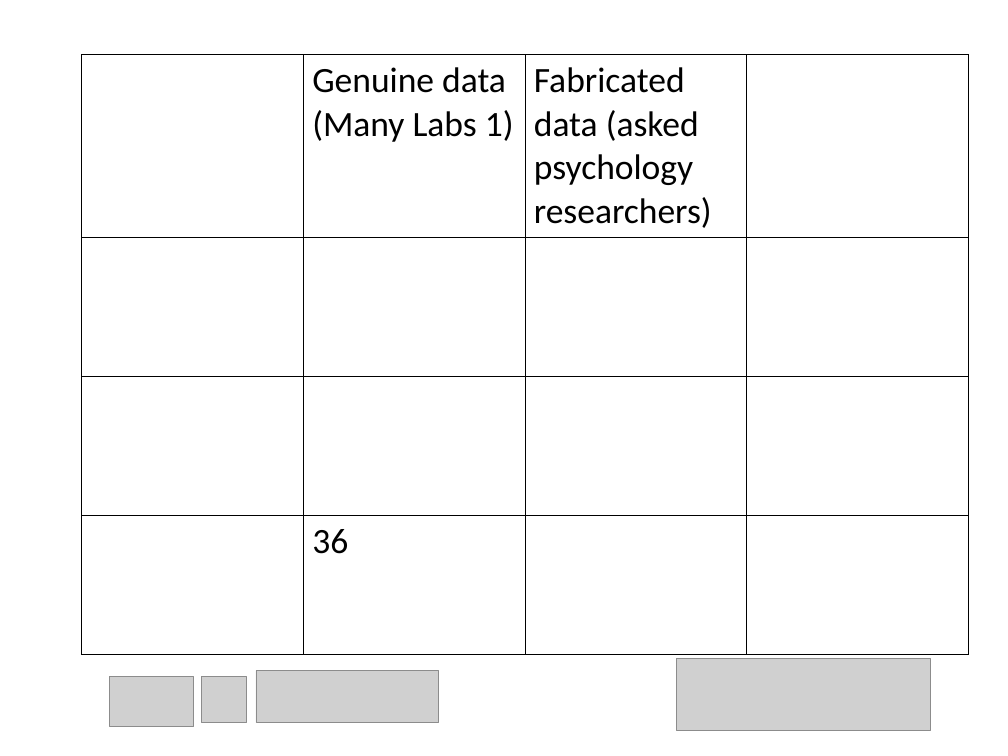
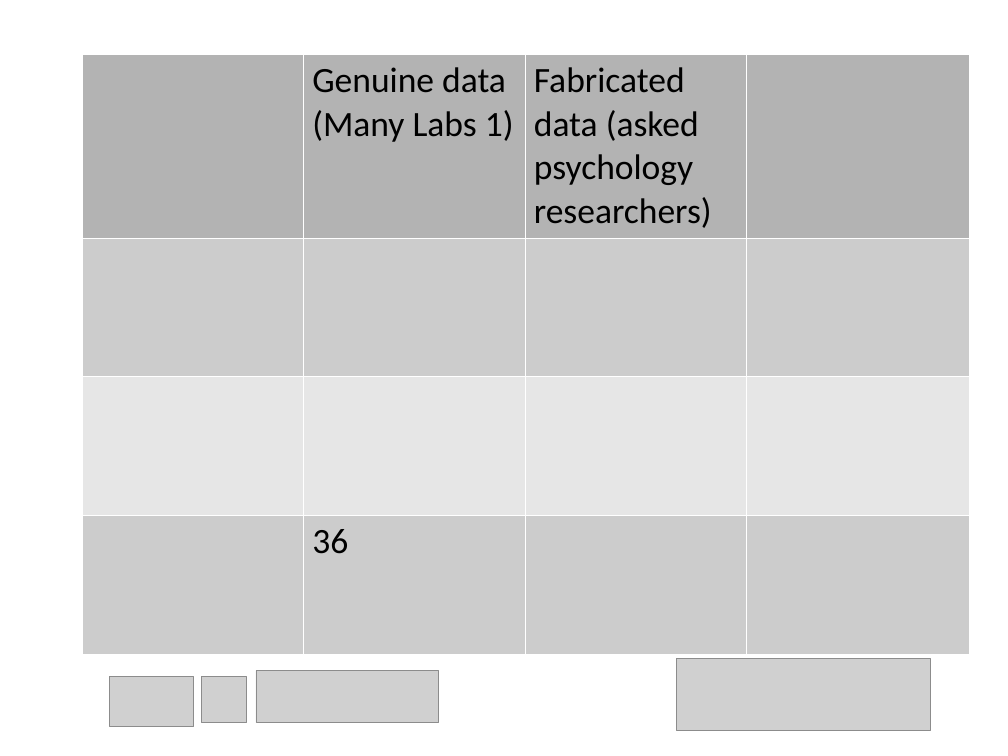
Before and after one commit to chartgerink/talks, a slide deck: slide 24 of 2015_2016/20160529 aps/how_to_detect_data_fab.odp. Drawn at 1008x756 pixels with LibreOffice and Linux fonts; fonts in the diff are those of the drawing; grey boxes stand for pictures. Boxes give left, top, right and bottom in pixels: in the first picture for what was removed or moved away, otherwise in the second. Text is boxed around its words. In the diff, an @@ line names an element or a change of style, - is before the commit and + after.

```diff
--- a/2015_2016/20160529 aps/how_to_detect_data_fab.odp
+++ b/2015_2016/20160529 aps/how_to_detect_data_fab.odp
@@ table at box(81, 54, 968, 654) @@
@@ fill none to #B3B3B3 in 2 cells @@
@@ fill none to #CCCCCC in row 4, column 2 @@
@@ borders changed @@
```
Also in this commit, not shown: 16 other slides changed, 3 slides added, 3 slides removed, 1 other file.
